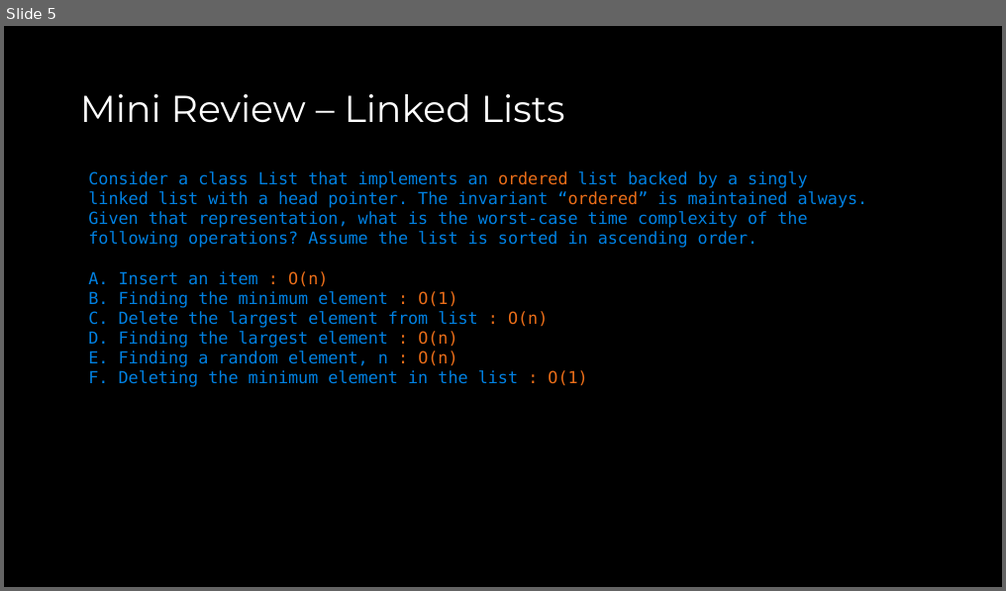
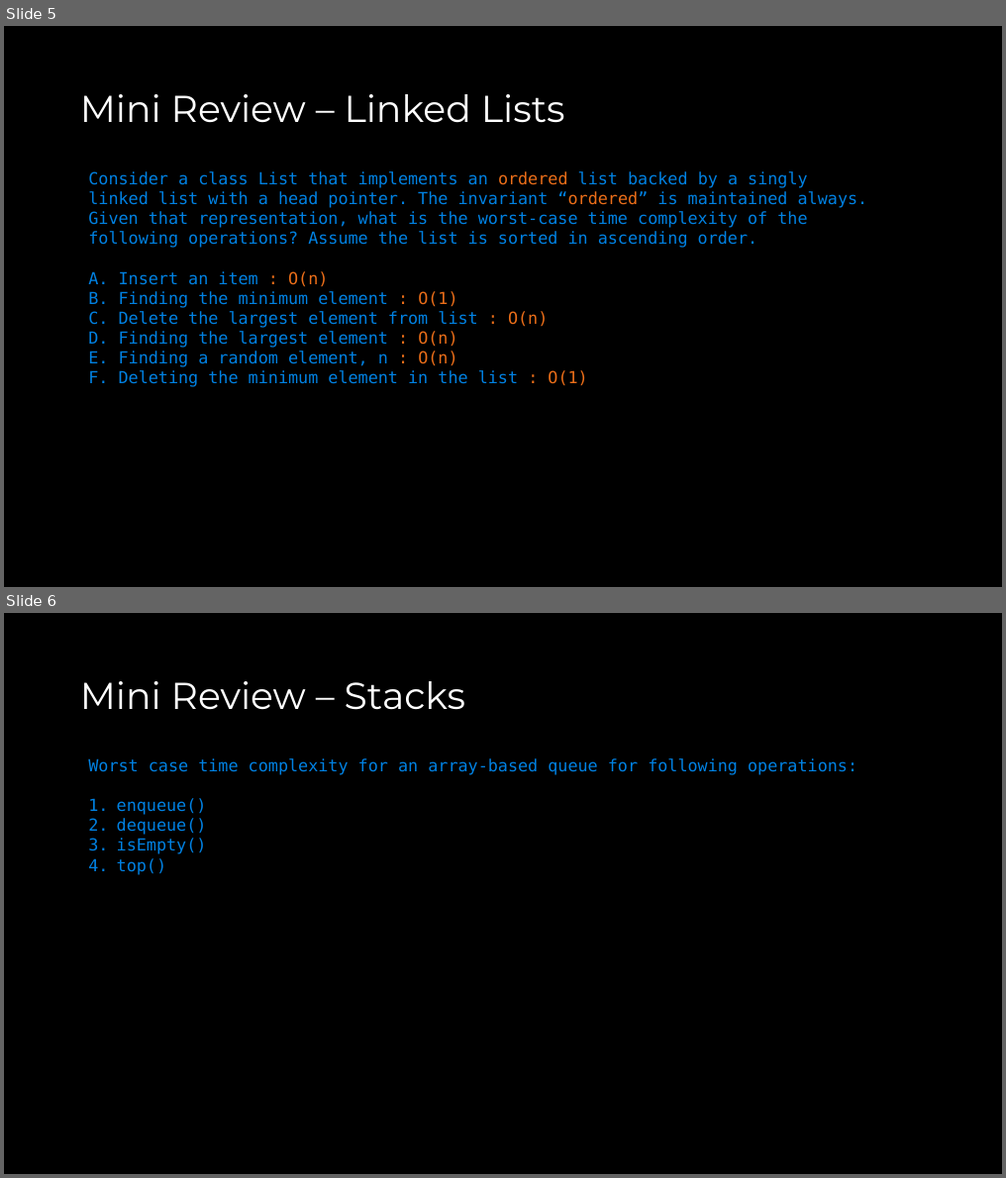
Before and after one commit to COP3530/Instructional-Content, a slide deck: Slides/Slides-PPT/Exam 2 - Review A.pptx. Shown one above the other, each under a label of ours: slide 5 before the commit, slides 5 and 6 after it. The pictures are 1006x591 and 1006x1178 pixels, drawn with LibreOffice and Linux fonts; fonts in the diff are those of the drawing. Boxes give left, top, right and bottom in pixels: in the first picture for what was removed or moved away, otherwise in the second. Text is boxed around its words. In the diff, an @@ line names an element or a change of style, - is before the commit and + after.

```diff
--- a/Slides/Slides-PPT/Exam 2 - Review A.pptx
+++ b/Slides/Slides-PPT/Exam 2 - Review A.pptx
@@ slide 6 added at (4, 613, 1002, 1174), background #000000 @@
@@ title added at (80, 681, 465, 710), 36 pt, text #FFFFFF @@
+Mini Review – Stacks
@@ text added at (88, 759, 857, 875), 16 pt, text #0081E2 @@
+Worst case time complexity for an array-based queue for following operations:
+1. enqueue()
+2. dequeue()
+3. isEmpty()
+4. top()
```
Also in this commit, not shown: 2 slides changed, 10 other slides added.
